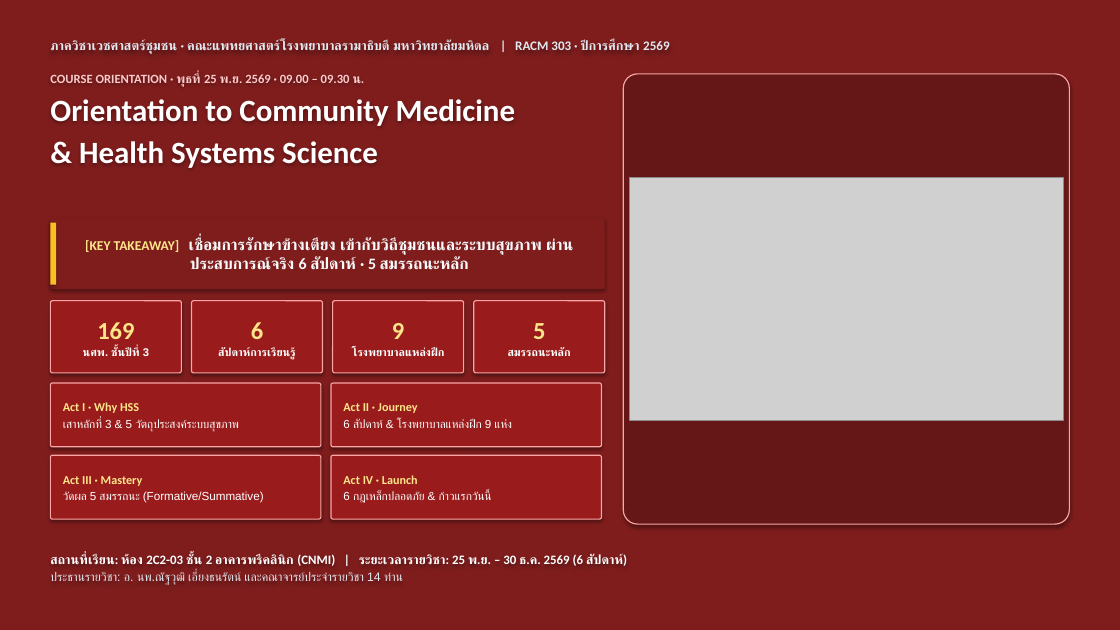
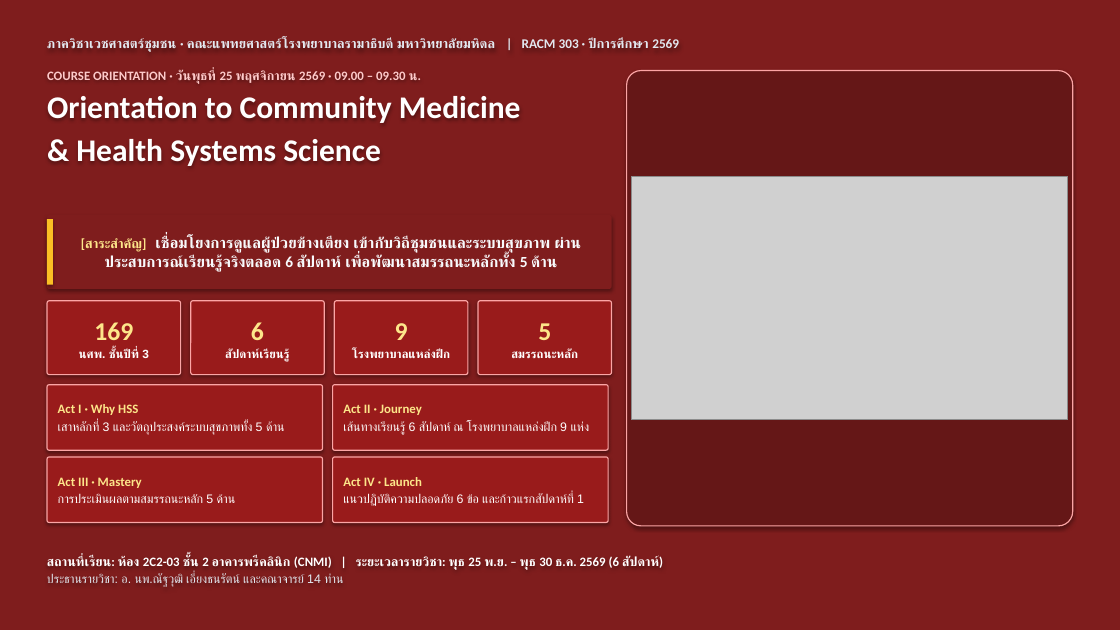
Before and after one commit to smartwoo/racm303-2569-faculty-member, a slide deck: slide 1 of exports/pptx/RACM303_2569_Orientation_Slides.pptx. Drawn at 1120x630 pixels with LibreOffice and Linux fonts; fonts in the diff are those of the drawing; grey boxes stand for pictures. Boxes give left, top, right and bottom in pixels: in the first picture for what was removed or moved away, otherwise in the second. Text is boxed around its words. In the diff, an @@ line names an element or a change of style, - is before the commit and + after.

```diff
--- a/exports/pptx/RACM303_2569_Orientation_Slides.pptx
+++ b/exports/pptx/RACM303_2569_Orientation_Slides.pptx
@@ text "ภาควิชาเวชศาสตร์ชุมชน · คณะแพทยศาสตร์โรงพยาบาลรามาธิบดี มหาว ..." at (x1=47, y1=38, x2=679, y2=52): size 11.2 to 11.4 pt @@
@@ text at (x1=47, y1=69, x2=421, y2=83): text changed; size 10.8 to 11 pt @@
-COURSE ORIENTATION · พุธที่ 25 พ.ย. 2569 · 09.00 – 09.30 น.
+COURSE ORIENTATION · วันพุธที่ 25 พฤศจิกายน 2569 · 09.00 – 09.30 น.
@@ rounded rectangle resized from (x1=623, y1=74, x2=1070, y2=524) to (x1=627, y1=71, x2=1073, y2=526) @@
@@ text at (x1=47, y1=96, x2=521, y2=166): size 26.5 to 27 pt in "Orientation to Community Medicine & Health Systems ..." @@
@@ picture moved from (x1=629, y1=178, x2=1064, y2=421) to (x1=632, y1=176, x2=1068, y2=420) @@
@@ rectangle resized from (x1=50, y1=223, x2=56, y2=285) to (x1=47, y1=219, x2=53, y2=285) @@
@@ rounded rectangle "[สาระสำคัญ] เชื่อมโยงการดูแลผู้ป่วยข้างเตียง เข้ากับวิถีชุมช ..." resized from (x1=50, y1=218, x2=605, y2=289) to (x1=47, y1=215, x2=612, y2=289) @@
@@ text in rounded rectangle at (x1=81, y1=236, x2=581, y2=272): text changed; size 13.6 to 13.2 pt @@
-[KEY TAKEAWAY] เชื่อมการรักษาข้างเตียง เข้ากับวิถีชุมชนและระบบสุขภาพ ผ่านประสบการณ์จริง 6 สัปดาห์ · 5 สมรรถนะหลัก
+[สาระสำคัญ] เชื่อมโยงการดูแลผู้ป่วยข้างเตียง เข้ากับวิถีชุมชนและระบบสุขภาพ ผ่านประสบการณ์เรียนรู้จริงตลอด 6 สัปดาห์ เพื่อพัฒนาสมรรถนะหลักทั้ง 5 ด้าน
@@ rounded rectangle "169" at (x1=47, y1=301, x2=181, y2=375): size 21 to 22 pt in "169"; size 9.6 to 10.2 pt in "นศพ. ชั้นปีที่ 3" @@
@@ rounded rectangle "9" moved from (x1=333, y1=301, x2=464, y2=373) to (x1=334, y1=301, x2=468, y2=375) @@
@@ rounded rectangle "9" at (x1=334, y1=301, x2=468, y2=375): size 21 to 22 pt in "9"; size 9.6 to 10.2 pt @@
@@ rounded rectangle "5" moved from (x1=474, y1=301, x2=605, y2=373) to (x1=478, y1=301, x2=612, y2=375) @@
@@ rounded rectangle "5" at (x1=478, y1=301, x2=612, y2=375): size 21 to 22 pt in "5"; size 9.6 to 10.2 pt @@
@@ text in rounded rectangle at (x1=225, y1=349, x2=289, y2=362): text changed; size 9.6 to 10.2 pt @@
-สัปดาห์การเรียนรู้
+สัปดาห์เรียนรู้
@@ rounded rectangle "Act II · Journey" resized from (x1=331, y1=383, x2=602, y2=447) to (x1=333, y1=385, x2=608, y2=450) @@
@@ text in rounded rectangle at (x1=58, y1=404, x2=138, y2=415): size 10.4 to 11 pt in "Act I · Why HSS" @@
@@ text in rounded rectangle at (x1=343, y1=404, x2=422, y2=415): size 10.4 to 11 pt in "Act II · Journey" @@
@@ text in rounded rectangle at (x1=58, y1=421, x2=285, y2=435): text changed; size 10 to 10.6 pt @@
-เสาหลักที่ 3 & 5 วัตถุประสงค์ระบบสุขภาพ
+เสาหลักที่ 3 และวัตถุประสงค์ระบบสุขภาพทั้ง 5 ด้าน
@@ text in rounded rectangle at (x1=343, y1=421, x2=590, y2=435): text changed; size 10 to 10.6 pt @@
-6 สัปดาห์ & โรงพยาบาลแหล่งฝึก 9 แห่ง
+เส้นทางเรียนรู้ 6 สัปดาห์ ณ โรงพยาบาลแหล่งฝึก 9 แห่ง
@@ rounded rectangle "Act III · Mastery" resized from (x1=50, y1=455, x2=321, y2=519) to (x1=47, y1=457, x2=323, y2=523) @@
@@ text in rounded rectangle at (x1=58, y1=477, x2=142, y2=488): size 10.4 to 11 pt in "Act III · Mastery" @@
@@ rounded rectangle "Act IV · Launch" resized from (x1=331, y1=455, x2=602, y2=519) to (x1=333, y1=457, x2=608, y2=523) @@
@@ text in rounded rectangle at (x1=343, y1=477, x2=422, y2=486): size 10.4 to 11 pt in "Act IV · Launch" @@
@@ text in rounded rectangle at (x1=58, y1=493, x2=236, y2=503): text changed; size 10 to 10.6 pt @@
-วัดผล 5 สมรรถนะ (Formative/Summative)
+การประเมินผลตามสมรรถนะหลัก 5 ด้าน
@@ text in rounded rectangle at (x1=343, y1=493, x2=584, y2=506): text changed; size 10 to 10.6 pt @@
-6 กฎเหล็กปลอดภัย & ก้าวแรกวันนี้
+แนวปฏิบัติความปลอดภัย 6 ข้อ และก้าวแรกสัปดาห์ที่ 1
@@ text at (x1=47, y1=555, x2=663, y2=587): text changed @@
-สถานที่เรียน: ห้อง 2C2-03 ชั้น 2 อาคารพรีคลินิก (CNMI) | ระยะเวลารายวิชา: 25 พ.ย. – 30 ธ.ค. 2569 (6 สัปดาห์)
-ประธานรายวิชา: อ. นพ.ณัฐวุฒิ เอี่ยงธนรัตน์ และคณาจารย์ประจำรายวิชา 14 ท่าน
+สถานที่เรียน: ห้อง 2C2-03 ชั้น 2 อาคารพรีคลินิก (CNMI) | ระยะเวลารายวิชา: พุธ 25 พ.ย. – พุธ 30 ธ.ค. 2569 (6 สัปดาห์)
+ประธานรายวิชา: อ. นพ.ณัฐวุฒิ เอี่ยงธนรัตน์ และคณาจารย์ 14 ท่าน
```
Also in this commit, not shown: 13 other slides changed, 1 slide added, 1 slide removed, 5 other files.
